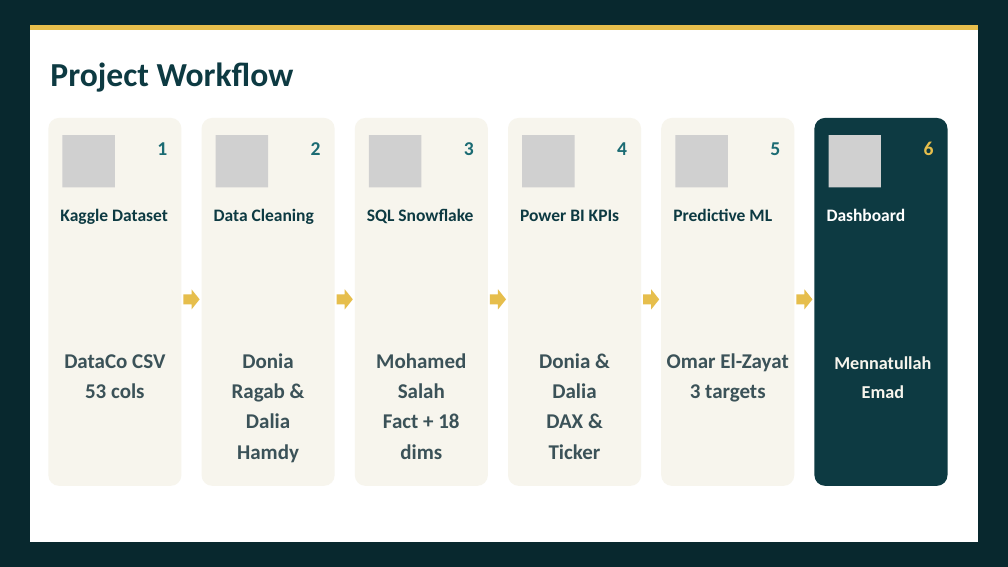
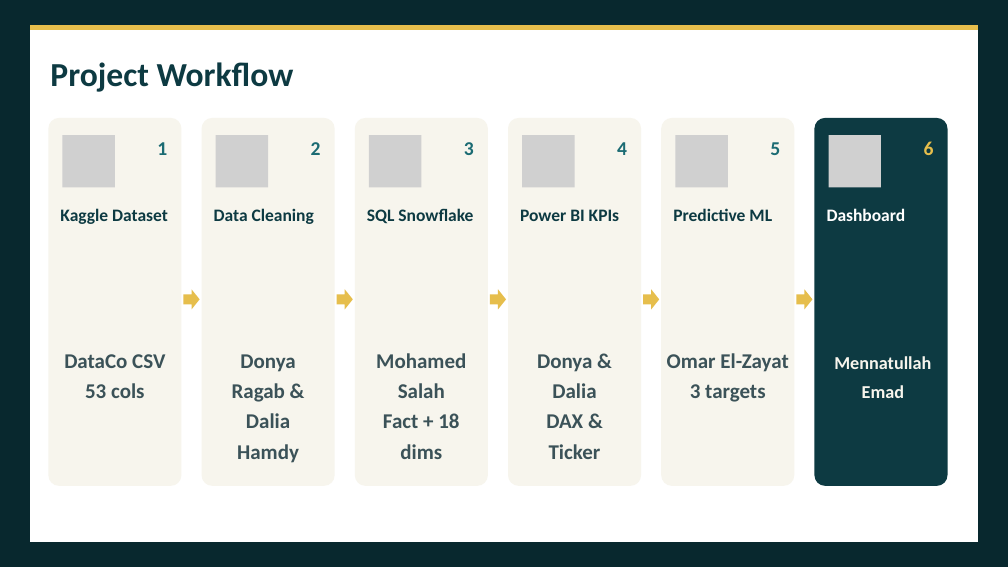
Before and after one commit to Team5-Depi/Supply-Chain-Dataset-Analysis-Final_Project, a slide deck: slide 6 of Presentation/Supply_Chain_Dataset_Analysis_Presentation.pptx. Drawn at 1008x567 pixels with LibreOffice and Linux fonts; fonts in the diff are those of the drawing; grey boxes stand for pictures. Boxes give left, top, right and bottom in pixels: in the first picture for what was removed or moved away, otherwise in the second. Text is boxed around its words. In the diff, an @@ line names an element or a change of style, - is before the commit and + after.

```diff
--- a/Presentation/Supply_Chain_Dataset_Analysis_Presentation.pptx
+++ b/Presentation/Supply_Chain_Dataset_Analysis_Presentation.pptx
@@ text at (232, 354, 295, 402): text changed @@
-Donia Ragab &
+Donya Ragab &
@@ text at (537, 354, 596, 398): text changed @@
-Donia & Dalia
+Donya & Dalia
```
Also in this commit, not shown: 2 other slides changed, 2 other files.
